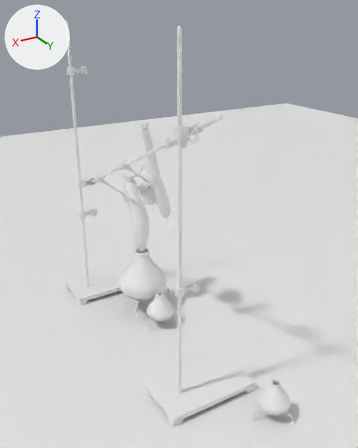
A saved change to the Blender file Modellen/Scenery/chemistry set.blend.
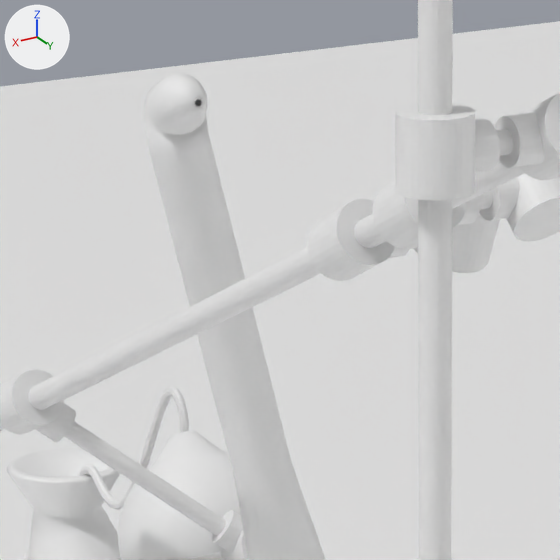
The first picture shows the older version from a camera (50 mm lens) standing at (4.62, 6.81, 7.34) and looking at (-0.41, -1.57, 3.15). The close-ups show both versions on the part from 34% to 55% of the width and 25% to 42% of the height of that picture; other places that the commit changed are outside them. The lights are fixed; the arrows at upper left show +X, +Y and +Z. Materials are left out; every surface is plain grey.
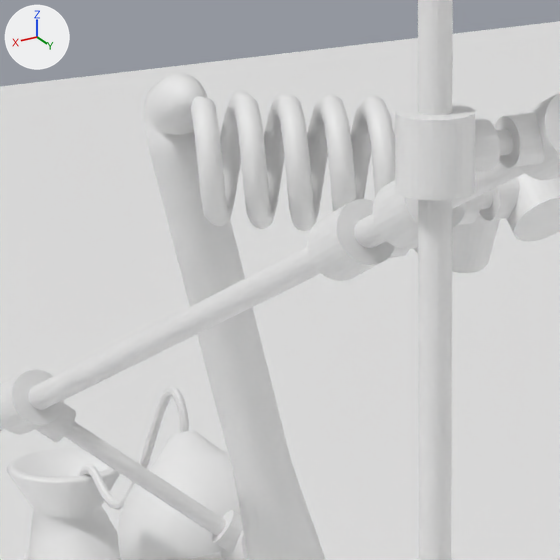
Pixel boxes [x1, y1, x2, y2] of what changed, in the close-ups (560 x 560 px):
```json
{"object": "Circle.001", "change": "added", "after": [191, 91, 395, 231]}
```

Scene script edits in JSON lines:
```json
{"op": "add", "block": "me_circle", "code": ["me_circle = bpy.data.meshes.new('Circle')", "me_circle.from_pydata(...)  # 1792 vertices, 1760 faces; spans x -0.313..0.323, y -0.183..0.187, z -0.186..0.184", "me_circle.polygons.foreach_set('use_smooth', [True] * 1760)"]}
{"op": "add", "block": "ob_circle_001", "code": ["ob_circle_001 = bpy.data.objects.new('Circle.001', me_circle)", "ob_circle_001.location = (-0.163, -1.836, 5.091)", "ob_circle_001.rotation_euler = (-1.832, 3.086, -0.474)  # degrees (-105, 177, -27)"]}
```
